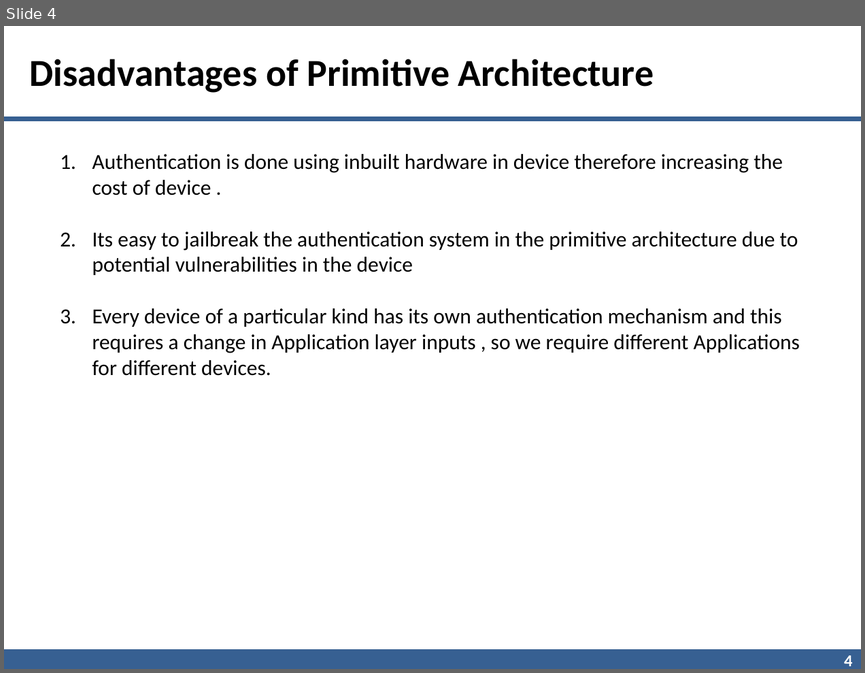
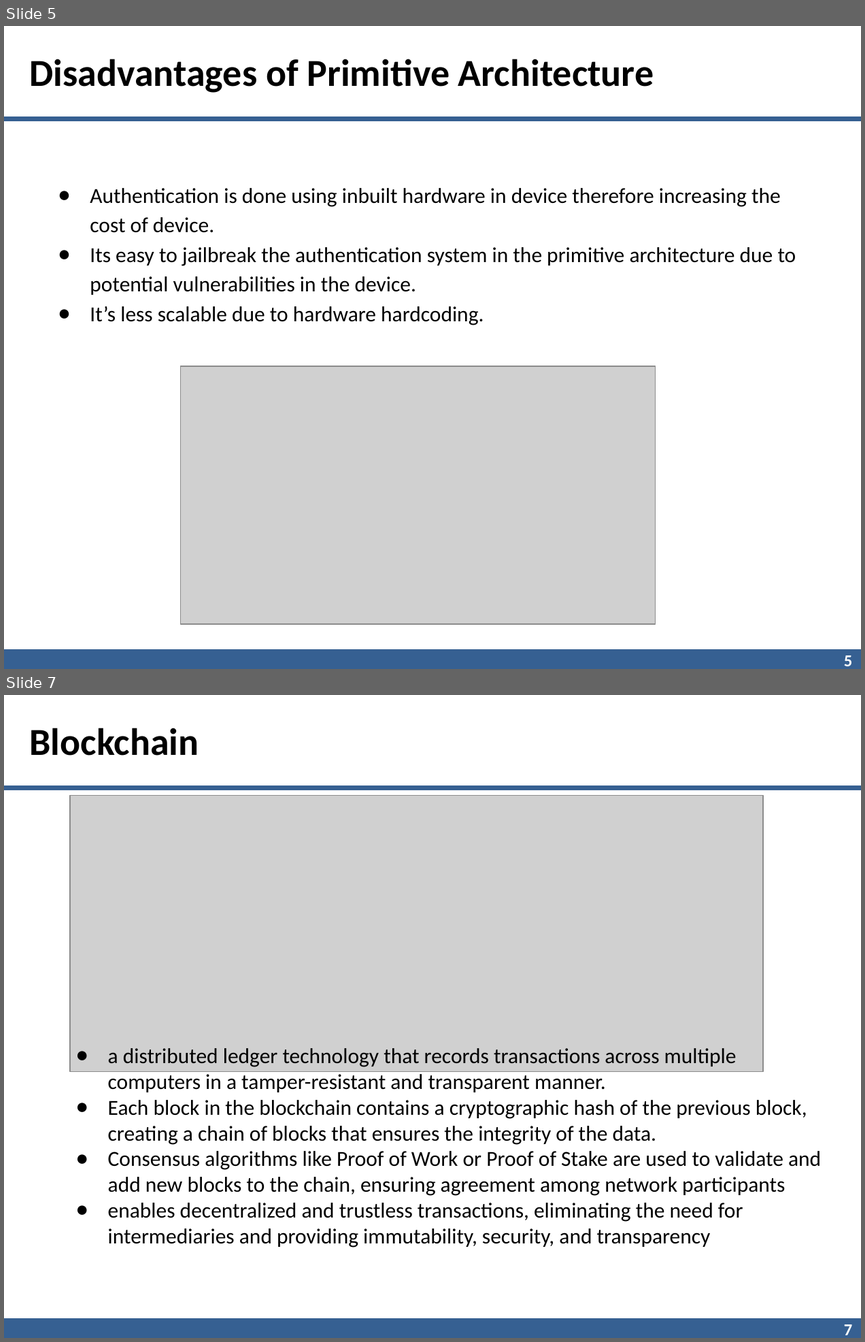
Before and after one commit to beingnoble03/block-sdn, a slide deck: presentation/blocksdn_ppt.pptx. Shown one above the other, each under a label of ours: slide 4 before the commit, slides 5 and 7 after it; the slides between them are not shown. The pictures are 865x673 and 865x1342 pixels, drawn with LibreOffice and Linux fonts; fonts in the diff are those of the drawing; grey boxes stand for pictures; background and template pictures are left out. Boxes give left, top, right and bottom in pixels: in the first picture for what was removed or moved away, otherwise in the second. Text is boxed around its words. In the diff, an @@ line names an element or a change of style, - is before the commit and + after.

```diff
--- a/presentation/blocksdn_ppt.pptx
+++ b/presentation/blocksdn_ppt.pptx
@@ slide 7 added at <box>4,695,861,1338</box>, background #FFFFFF; not listed: 3 template elements that a slide beside it also shows @@
@@ title added at <box>30,728,199,756</box>, 32 pt, text #000000, bold @@
+Blockchain
@@ picture added at <box>70,795,763,1071</box> @@
@@ text added at <box>108,1048,821,1247</box>, 18 pt, text #000000 @@
+● a distributed ledger technology that records transactions across multiple computers in a tamper-resistant and transparent manner.
+● Each block in the blockchain contains a cryptographic hash of the previous block, creating a chain of blocks that ensures the integrity of the data.
+● Consensus algorithms like Proof of Work or Proof of Stake are used to validate and add new blocks to the chain, ensuring agreement among network participants
+● enables decentralized and trustless transactions, eliminating the need for intermediaries and providing immutability, security, and transparency
@@ what was slide 4 is now slide 5 @@
@@ slide 5 changed as well @@
@@ text at <box>90,188,796,325</box>: text changed @@
-1. Authentication is done using inbuilt hardware in device therefore increasing the cost of device .
-2. Its easy to jailbreak the authentication system in the primitive architecture due to potential vulnerabilities in the device
-3. Every device of a particular kind has its own authentication mechanism and this requires a change in Application layer inputs , so we require different Applications for different devices.
+● Authentication is done using inbuilt hardware in device therefore increasing the cost of device.
+● Its easy to jailbreak the authentication system in the primitive architecture due to potential vulnerabilities in the device.
+● It’s less scalable due to hardware hardcoding.
@@ picture added at <box>181,366,655,624</box> @@
@@ page number at <box>844,655,852,666</box>: text changed @@
-4
+5
@@ line (4, 659) - (861, 659): stroke #376092 17.5 pt to #366092 17.5 pt @@
```
Also in this commit, not shown: 6 other slides changed, 6 other slides added, 2 slides removed.
